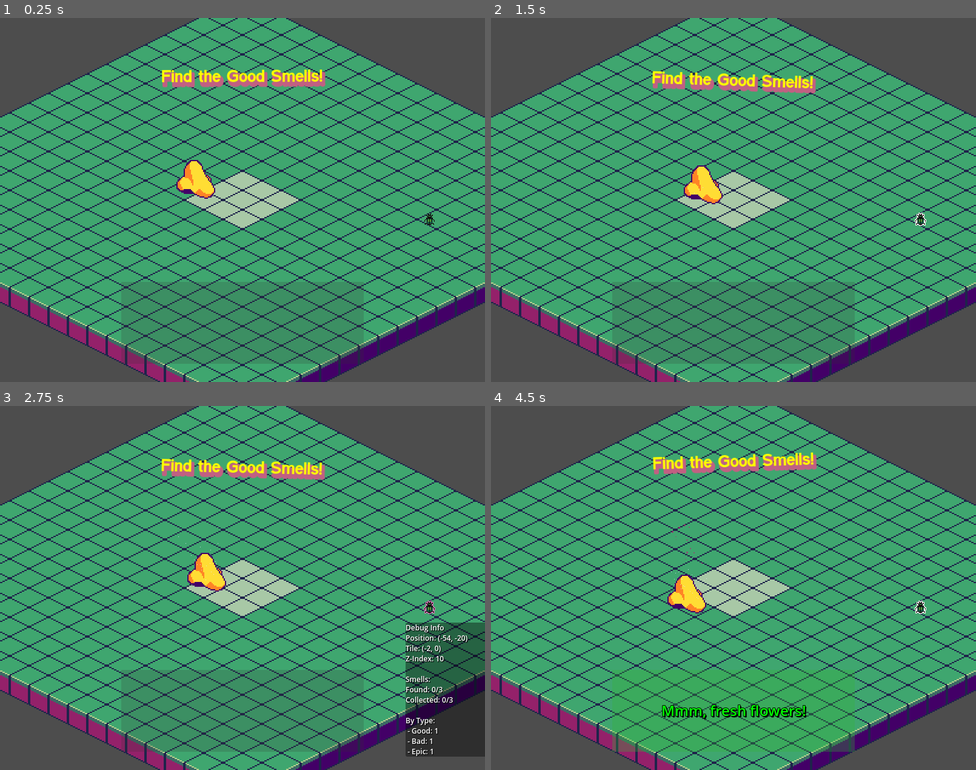
Above: before the commit, frames 1-4 (two rows, left to right).
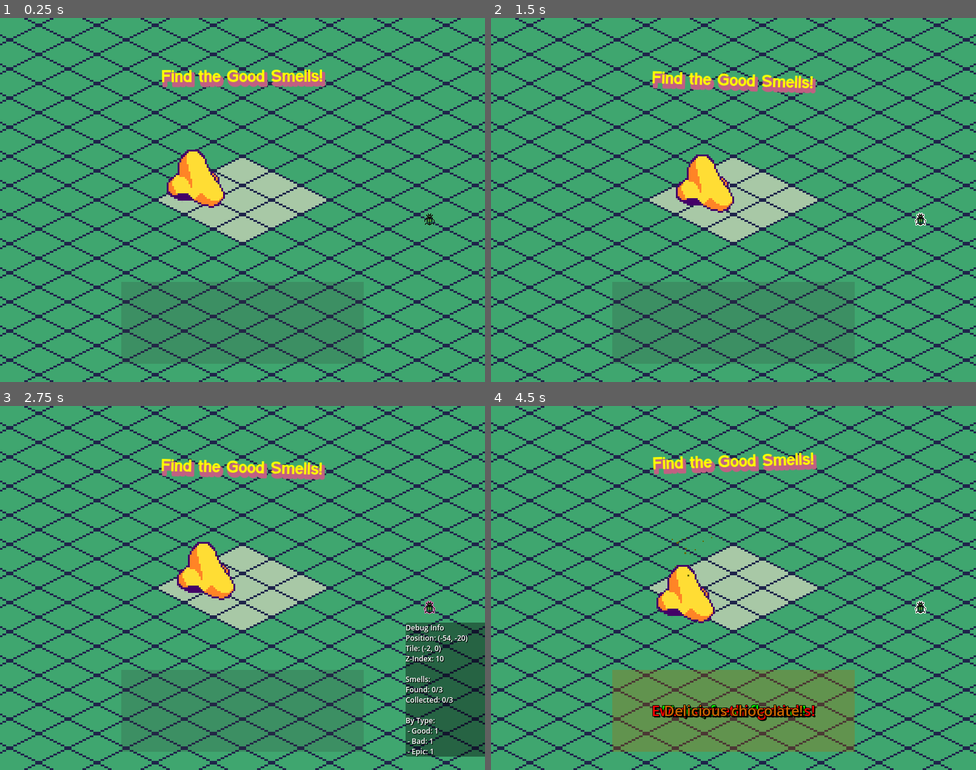
Above: after the commit, the same moments.

Repository: ArrHarper/good-smells-game
Game: Godot game, scene res://scenes/main/main.tscn
Same seed, same stepped clock (60 frames per second), same inputs: the game is played once before the commit and once after it.
Inputs:
- Up to frame 1 (0.25 s): no input
- Up to frame 2 (1.5 s): click "Debug Info Position: (-77, -3…" at 0.5 s; hold Right (ui_right) from 1.28 s (still down); tap Space (smell) at 1.35 s
- Up to frame 3 (2.75 s): release Right (ui_right) at 2 s; click "Debug Info Position: (-54, -2…" at 2 s
- Up to frame 4 (4.5 s): hold Down (ui_down) 2.78-3.53 s; tap Space (smell) at 2.85, 3.6, 4.35 s; hold Right (ui_right) 3.53-4.28 s; hold Up (ui_up) from 4.28 s (still down)

The runs differ from the first frame. In frame 1, 43% of the frame differs, in the area x 0-100%, y 0-100%; in frame 2, 43%; in frame 3, 42%; in frame 4, 50%.

Commit message:
changed particles to be based on player position instead of smell position

Diff:
--- a/scenes/main/main.gd
+++ b/scenes/main/main.gd
@@ -54,11 +54,14 @@
 	var smell_nodes = get_tree().get_nodes_in_group("smell")
 
 	for smell in smell_nodes:
+		# Connect to animation_completed signal
 		if smell.has_signal("animation_completed") and not smell.is_connected("animation_completed", _on_smell_animation_completed):
 			smell.connect("animation_completed", _on_smell_animation_completed)
 
 			if debug_mode:
 				print("Connected to smell animation signal: " + smell.smell_name)
+
+		# No need to connect to smell_detected signal here as it's handled by the player now
 
 # Function to get map boundaries - can be called by child nodes
 func get_map_boundaries():
--- a/scenes/player/player.gd
+++ b/scenes/player/player.gd
@@ -17,6 +17,11 @@
 var smell_duration = 2.0 # Duration of the smell action in seconds
 var pending_smells = [] # List of smell objects to process
 signal smell_detected(smell_text, smell_type) # Signal when a smell is detected
+
+# Particle system properties
+var smell_particles = null
+var default_particle_color = Color(0.9, 0.9, 1.0, 0.8)
+var current_particle_color = default_particle_color
 
 # Animation properties
 var floating_time = 0
@@ -103,14 +108,30 @@
 		material.gravity = Vector3(0, -30, 0)
 		material.initial_velocity_min = 20.0
 		material.initial_velocity_max = 40.0
-		material.color = Color(0.9, 0.9, 1.0, 0.8)
+		material.color = default_particle_color
+
+		# Add enhanced properties for better visual effect
+		material.scale_min = 1.5
+		material.scale_max = 3.0
+		material.turbulence_enabled = true
+		material.turbulence_noise_strength = 1.2
+		material.turbulence_noise_scale = 1.5
 
 		particles.process_material = material
-		particles.amount = 24
-		particles.lifetime = 1.0
+		particles.amount = 28
+		particles.lifetime = 3.0
+		particles.explosiveness = 0.2
+		particles.z_index = 1000
+		particles.z_as_relative = false
 		particles.emitting = false
 
+		# Position the particles slightly above the character's head
+		particles.position = Vector2(0, -20)
+
 		add_child(particles)
+		smell_particles = particles
+	else:
+		smell_particles = $SmellParticles
 
 # Called every frame
 func _process(delta):
@@ -231,12 +252,6 @@
 	# Get current facing direction - we'll keep using the same sprite during wiggle
 	# but we won't change to a smell-specific sprite to avoid disappearing
 
-	# Activate the smell particles
-	if has_node("SmellParticles"):
-		$SmellParticles.emitting = true
-		if debug_mode:
-			print("Activated smell particles")
-
 	# Start the smell timer for 2 seconds
 	if has_node("SmellTimer"):
 		$SmellTimer.start()
@@ -259,10 +274,6 @@
 
 		# Let the Y position be handled by normal floating
 		# It will be calculated on the next frame
-
-	# Stop the smell particles
-	if has_node("SmellParticles"):
-		$SmellParticles.emitting = false
 
 	# Now that the animation is complete, process any pending smells
 	process_pending_smells()
@@ -314,9 +325,13 @@
 			if debug_mode:
 				print("Processing smell: " + smell.smell_name)
 
-			# Connect to the smell's animation_completed signal if it exists
+			# Connect to the smell's signals
 			if not smell.is_connected("animation_completed", _on_smell_animation_completed):
 				smell.connect("animation_completed", _on_smell_animation_completed)
+
+			# Connect to the smell's smell_detected signal
+			if not smell.is_connected("smell_detected", _on_smell_detected):
+				smell.connect("smell_detected", _on_smell_detected)
 
 			# Call detect method on the smell
 			if smell.has_method("detect"):
@@ -326,7 +341,6 @@
 				if "detected" in smell:
 					smell.detected = true
 
-				# Note: We no longer need to emit the signal here as it will be handled by the connected callback
 				if debug_mode:
 					print("Detected smell: ", smell.smell_name, " (", smell.smell_type, ")")
 			else:
@@ -336,6 +350,39 @@
 	# Clear the pending smells list
 	pending_smells = []
 
+# Handle the smell_detected signal from smells
+func _on_smell_detected(smell_info):
+	if debug_mode:
+		print("SMELL SIGNAL: Player received smell_detected with data: ", smell_info)
+
+	# Get the color from the smell info
+	var smell_color = smell_info.color if "color" in smell_info else default_particle_color
+
+	# Emit particles from the player
+	emit_particles(smell_color)
+
+# Emit particles with the specified color
+func emit_particles(color):
+	if smell_particles:
+		# Update particle color
+		var material = smell_particles.process_material
+		material.color = color
+
+		# Start emitting particles
+		smell_particles.emitting = true
+
+		# Create a timer to stop particles after a duration
+		var timer = Timer.new()
+		timer.wait_time = 2.0 # Particle emission duration
+		timer.one_shot = true
+		add_child(timer)
+		timer.timeout.connect(func():
+			if smell_particles:
+				smell_particles.emitting = false
+			timer.queue_free()
+		)
+		timer.start()
+
 # New function to handle the animation_completed signal from smells
 func _on_smell_animation_completed(smell_data):
 	# Extract smell information from the data
--- a/scenes/smells/smell.gd
+++ b/scenes/smells/smell.gd
@@ -11,8 +11,8 @@
 
 # Visual representation variables
 @export var particles_color: Color = Color("#CCCCCCE5") # Default color that can be overridden in editor
-var particle_system
 signal animation_completed(smell_data) # Signal to notify when animation is done
+signal smell_detected(smell_info) # New signal to notify player to emit particles
 
 # Isometric position adjustments - helps with correct positioning on isometric grid
 @export var isometric_height_offset: float = 0.0 # Positive values will raise the smell's visual position
@@ -33,79 +33,11 @@
 		collision.shape = shape
 		add_child(collision)
 
-	# Set up visual particles but make them hidden initially
-	setup_particles()
-
-	# Hide particles initially - set the visibility directly
-	if particle_system:
-		particle_system.emitting = false
-
 	# Connect signal
 	connect("body_entered", _on_body_entered)
 
 	# Debug
 	print("Smell initialized: " + smell_name + " (type: " + smell_type + ")")
-
-func setup_particles():
-	# Create particle effect for the smell
-	particle_system = GPUParticles2D.new()
-	var particles_material = ParticleProcessMaterial.new()
-
-	# Configure the particle system with enhanced properties
-	particles_material.emission_shape = ParticleProcessMaterial.EMISSION_SHAPE_SPHERE
-	particles_material.emission_sphere_radius = 15.0 # Increased from 10.0
-	particles_material.direction = Vector3(0, -1, 0)
-	particles_material.spread = 60.0 # Increased from 45.0
-	particles_material.gravity = Vector3(0, -35, 0) # Even stronger upward gravity
-	particles_material.initial_velocity_min = 25.0 # Increased velocity
-	particles_material.initial_velocity_max = 45.0 # Increased velocity
-
-	# Set color based on smell type or custom color
-	# If particles_color is different from the default, use it instead of type-based color
-	var is_custom_color = particles_color != Color("#CCCCCCE5")
-
-	if is_custom_color:
-		# Use the custom color set in the editor
-		particles_material.color = particles_color
-	else:
-		# Otherwise use type-based color
-		if smell_type == "good":
-			particles_material.color = Color("#33CC33E5") # Bright green with high alpha
-			particles_color = particles_material.color # Update the export property
-		elif smell_type == "bad":
-			particles_material.color = Color("#CC3333E5") # Bright red with high alpha
-			particles_color = particles_material.color # Update the export property
-		elif smell_type == "epic":
-			particles_material.color = Color("#CC33CCE5") # Bright purple with high alpha
-			particles_color = particles_material.color # Update the export property
-		else:
-			particles_material.color = Color("#CCCCCCE5") # Light gray with high alpha
-
-	# Increased scale for better visibility
-	particles_material.scale_min = 1.5
-	particles_material.scale_max = 3.0
-
-	# Add a bit of turbulence/randomness
-	particles_material.turbulence_enabled = true
-	particles_material.turbulence_noise_strength = 1.2
-	particles_material.turbulence_noise_scale = 1.5
-
-	# Apply material and add to scene
-	particle_system.process_material = particles_material
-	particle_system.amount = 28 # Increased particle count
-	particle_system.lifetime = 3.0 # Longer lifetime for better visibility
-	particle_system.explosiveness = 0.2 # Add some burst effect
-	particle_system.one_shot = false
-	particle_system.local_coords = false
-
-	# Make particles always render on top of other elements regardless of isometric position
-	particle_system.z_index = 1000 # Very high z-index value
-
-	# Critical setting: Setting z_as_relative to false ensures the z_index is absolute
-	# This means it won't be affected by the parent's z_index in the isometric sorting
-	particle_system.z_as_relative = false
-
-	add_child(particle_system)
 
 func _on_body_entered(body):
 	if body is CharacterBody2D and not collected:
@@ -120,56 +52,58 @@
 func get_smell_type():
 	return smell_type
 
+# Get the color for this smell type
+func get_smell_color():
+	# Use custom color if set
+	if particles_color != Color("#CCCCCCE5"):
+		return particles_color
+
+	# Otherwise use type-based color
+	if smell_type == "good":
+		return Color("#33CC33E5") # Bright green with high alpha
+	elif smell_type == "bad":
+		return Color("#CC3333E5") # Bright red with high alpha
+	elif smell_type == "epic":
+		return Color("#CC33CCE5") # Bright purple with high alpha
+	else:
+		return Color("#CCCCCCE5") # Light gray with high alpha
+
 # New function to detect and animate the smell when player uses smell ability
 func detect():
 	if not detected and not collected:
 		detected = true
 		print("Smell detected: " + smell_name)
 
-		# Show particles rising with animation
-		if particle_system:
-			# Use the current particles_color (which may have been set in the editor)
-			# or use the smell type colors if not customized
-			var material = particle_system.process_material
+		# Instead of handling particles here, emit a signal to the player
+		# with all relevant smell information
+		var smell_info = {
+			"name": smell_name,
+			"type": smell_type,
+			"message": smell_message,
+			"color": get_smell_color()
+		}
 
-			# Use the current color (which would have been set in setup_particles)
-			material.color = particles_color
+		# Emit signal for the player to handle particles
+		emit_signal("smell_detected", smell_info)
 
-			# Start emitting particles immediately
-			particle_system.emitting = true
+		# Create a timer to delay the message
+		var timer = Timer.new()
+		timer.wait_time = message_delay
+		timer.one_shot = true
+		add_child(timer)
+		timer.timeout.connect(func():
+			# Emit the smell signal after delay
+			emit_signal("animation_completed", {"message": smell_message, "type": smell_type})
+			timer.queue_free()
+		)
+		timer.start()
 
-			# Calculate particle animation offsets for isometric perspective
-			var start_pos = Vector2(0, -isometric_height_offset - 10)
-			var mid_pos = Vector2(0, -isometric_height_offset - 30)
-			var end_pos = Vector2(0, -isometric_height_offset - 50)
-
-			# Create rising and fading animation with proper sequencing
-			var tween = create_tween()
-
-			# First rise up more dramatically
-			tween.tween_property(particle_system, "position", mid_pos, animation_duration * 0.5)
-
-			# Create a timer to delay the message
-			var timer = Timer.new()
-			timer.wait_time = message_delay
-			timer.one_shot = true
-			add_child(timer)
-			timer.timeout.connect(func():
-				# Emit the smell signal after delay
-				emit_signal("animation_completed", {"message": smell_message, "type": smell_type})
-				timer.queue_free()
-			)
-			timer.start()
-
-			# Then continue rising while fading out
-			tween.tween_property(particle_system, "position", end_pos, animation_duration * 0.5)
-			tween.parallel().tween_property(particle_system, "modulate", Color(1, 1, 1, 0), animation_duration * 0.5)
-
-			# After animation completes, mark as collected
-			tween.tween_callback(func():
-				# Then mark as collected
-				mark_collected()
-			)
+		# After animation completes, mark as collected
+		var tween = create_tween()
+		tween.tween_interval(animation_duration)
+		tween.tween_callback(func():
+			mark_collected()
+		)
 
 # Called when the smell animation is complete
 func mark_collected():
--- a/scripts/game_scale.gd
+++ b/scripts/game_scale.gd
@@ -1,7 +1,7 @@
 extends Node
 
 # Scale factor for game elements
-const SCALE_FACTOR = 2.0
+const SCALE_FACTOR = 3.0
 
 # Nodes that should be excluded from scaling (UI elements)
 var exclude_scaling = ["CanvasLayer", "TitleLabel", "Camera2D"]
Binary file added: assets/images/aseprite/map-props.aseprite
Binary file added: assets/images/aseprite/map-props.png
Not shown, added: assets/images/aseprite/map-props.png.import
